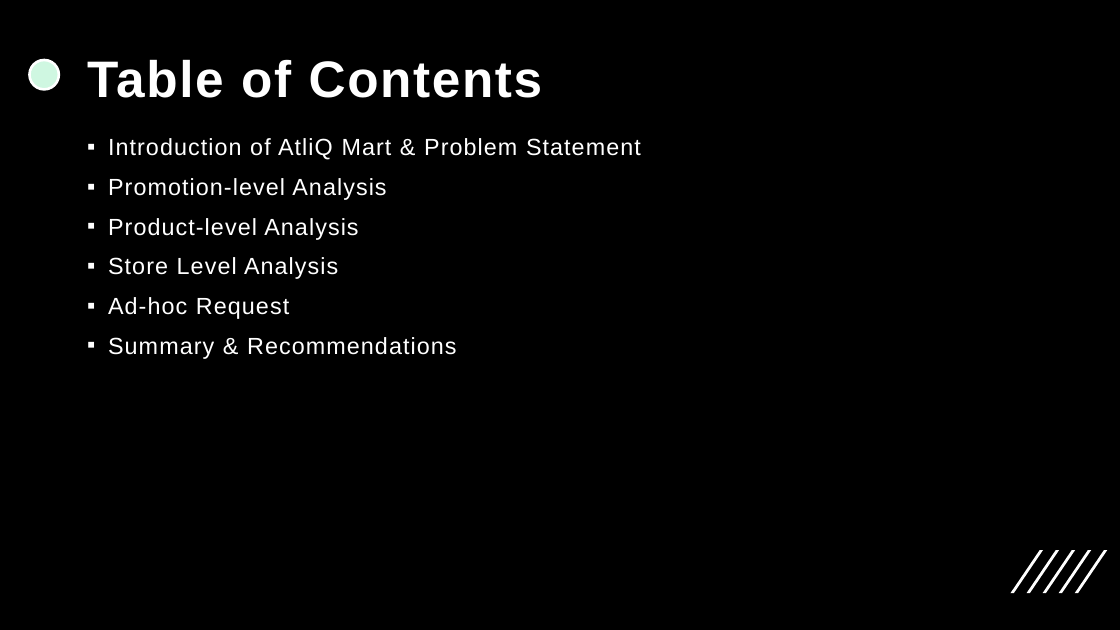
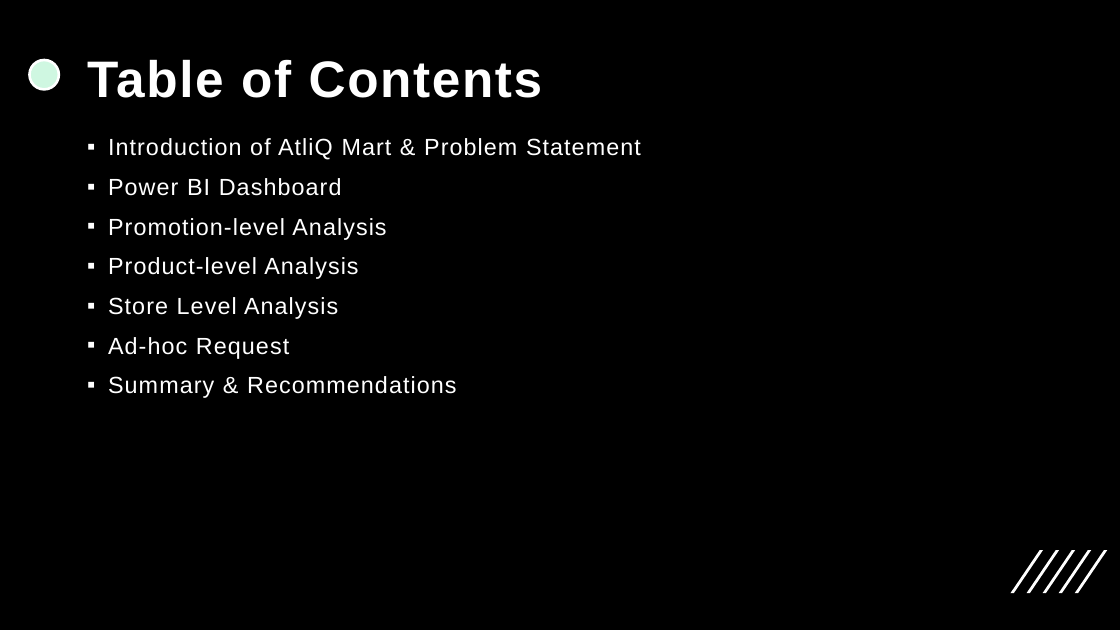
Before and after one commit to sougaaat/Codebasics-C9, a slide deck: slide 2 of AtliQ Mart Festive Promotions Analysis.pptx. Drawn at 1120x630 pixels with LibreOffice and Linux fonts; fonts in the diff are those of the drawing; background and template pictures are left out. Boxes give left, top, right and bottom in pixels: in the first picture for what was removed or moved away, otherwise in the second. Text is boxed around its words. In the diff, an @@ line names an element or a change of style, - is before the commit and + after.

```diff
--- a/AtliQ Mart Festive Promotions Analysis.pptx
+++ b/AtliQ Mart Festive Promotions Analysis.pptx
@@ text at bbox=[108, 178, 342, 196]: paragraph added @@
+▪ Power BI Dashboard
```
Also in this commit, not shown: 2 slides added.
